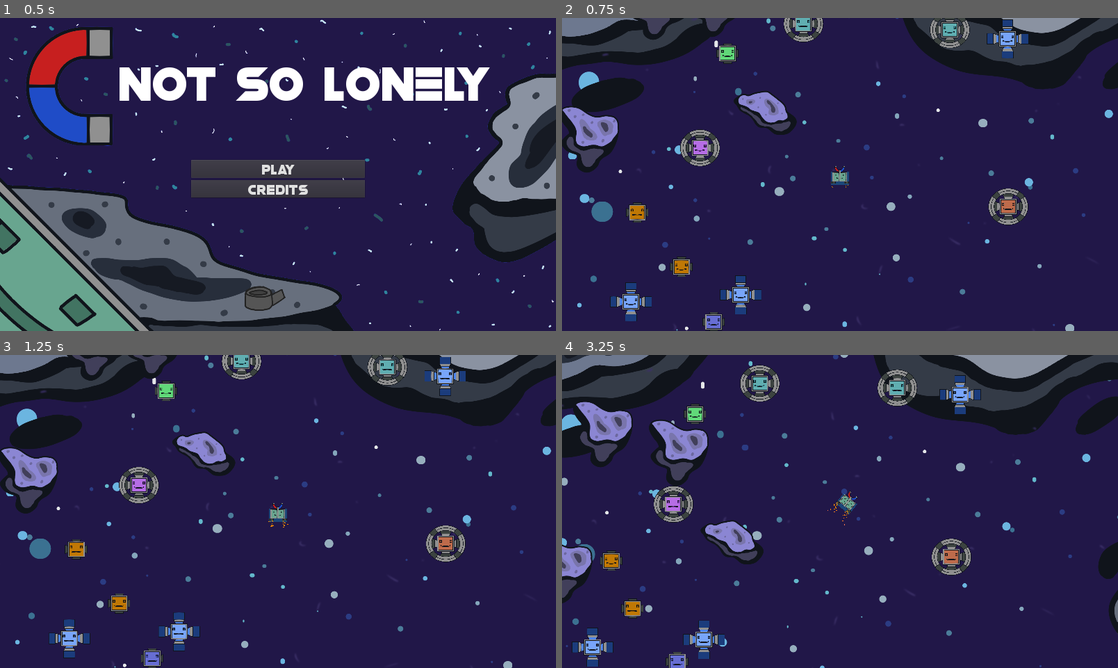
Above: before the commit, frames 1-4 (two rows, left to right).
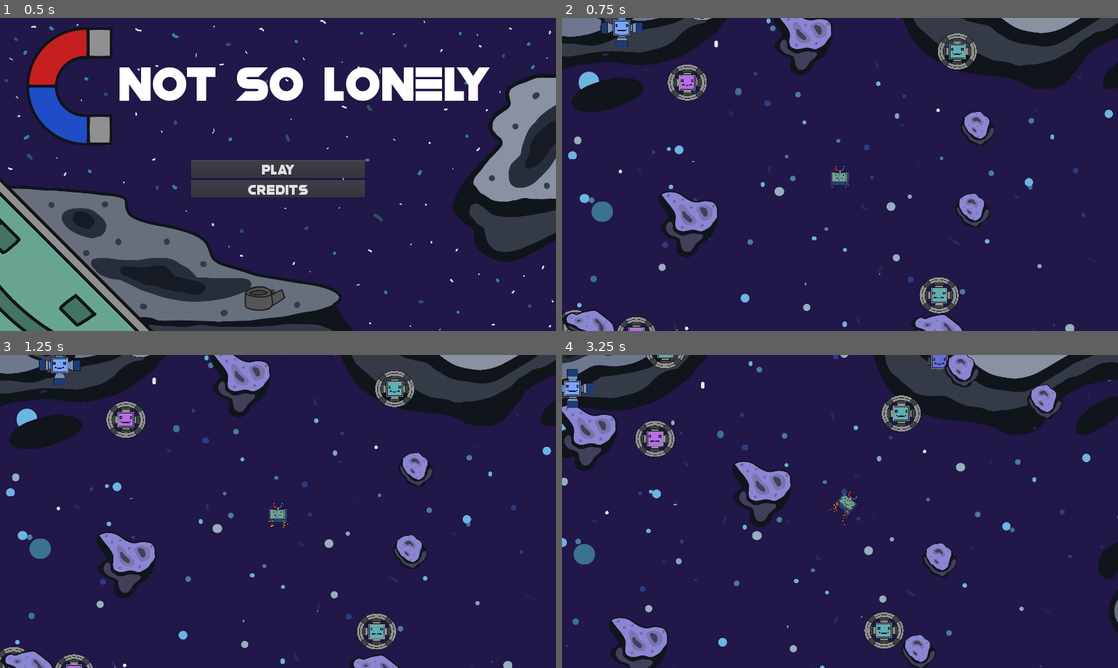
Above: after the commit, the same moments.

Repository: game-jam-team-gut/not-so-lonely
Game: Godot game, scene res://MainMenu.tscn
The game is run twice, just before and just after one commit, with the same random seed, the same clock (stepped at 60 frames per second) and the same inputs.
Inputs (mouse positions are in pixels of both pictures, inside the frame that each line leads up to):
- Up to frame 1 (0.5 s): no input
- Up to frame 2 (0.75 s): click "PLAY" at 0.5 s
- Up to frame 3 (1.25 s): no input
- Up to frame 4 (3.25 s): move the mouse to (962, 495) at 1.27 s; press the mouse at (962, 495) at 1.28 s; move the mouse to (728, 527) at 2.02 s; release the mouse at (728, 527) at 2.03 s; right-click (728, 527) at 2.1 s; click (728, 527) at 2.17 s; move the mouse to (895, 442) at 2.77 s; press the mouse at (895, 442) at 2.78 s

Frame 1 is identical in both runs. In frame 2, 13% of the frame differs, in the area x 0-84%, y 0-100%; in frame 3, 14%; in frame 4, 15%, in the area x 0-90%, y 0-100%.

Commit message:
Fixed asteroids

Diff:
--- a/Space/Barney/Barney.gd
+++ b/Space/Barney/Barney.gd
@@ -14,7 +14,7 @@
 var magneticFieldType = -1 # -1 - sticking field, 1 - repulsive field
 
 func applyMagneticForce(area, delta):
-	if area.is_in_group("ForeignRobots"):
+	if area.is_in_group("ForeignRobots") or area.is_in_group("Asteroid"):
 		var foreignRobot = area.get_parent()
 		var positionDifference = foreignRobot.position - self.position
 
@@ -98,7 +98,7 @@
 		emit_signal("robot_sticked", foreignRobotRelativePosition)
 	elif area.is_in_group("Asteroid"):
 		area.get_parent().destroy()
-		destroy()
+		get_tree().change_scene("res://MainMenu.tscn")
 
 func robot_sticked_to_another(pos):
 	emit_signal("robot_sticked", pos)
--- /dev/null
+++ b/Space/EntitySpawner/EntitySpawner.gd
@@ -0,0 +1,48 @@
+extends Node
+
+onready var entities = [preload("res://Space/ForeignRobot1.tscn"), preload("res://Space/ForeignRobot2.tscn"), preload("res://Space/ForeignRobot3.tscn"),
+	preload("res://Space/ForeignRobot4.tscn"), preload("res://Space/ForeignRobot5.tscn"), preload("res://Space/ForeignRobot6.tscn"),
+	preload("res://Space/ForeignRobot7.tscn"), preload("res://Space/ForeignRobot8.tscn"), preload("res://Space/ForeignRobot9.tscn"),
+	preload("res://Space/Asteroid1.tscn"), preload("res://Space/Asteroid2.tscn"), preload("res://Space/Asteroid3.tscn"),
+	preload("res://Space/Asteroid1.tscn"), preload("res://Space/Asteroid2.tscn"), preload("res://Space/Asteroid3.tscn")]
+onready var barney = get_node("../Barney")
+onready var camera = barney.get_node("Camera2D")
+
+var current_entities = []
+var current_stage
+var start_entity_count = 20
+onready var spawn_distance = camera.get_viewport().size.length()
+var rng = RandomNumberGenerator.new()
+
+func _ready():
+	yield(get_tree().create_timer(.1), "timeout")
+	generate_starting_entities()
+
+func generate_starting_entities():
+	while len(current_entities) < start_entity_count:
+		rng.randomize()
+		var entity_instance = entities[rand_range(0, len(entities))].instance()
+		get_parent().add_child(entity_instance)
+		rng.randomize()
+		var signs = [1, -1]
+		var rand_sign = Vector2(signs[rng.randi_range(0,1)], signs[rng.randi_range(0,1)])
+		rng.randomize()
+		var delta = Vector2(rng.randf_range(0.1,1), rng.randf_range(0.1,1))
+		entity_instance.position = camera.get_camera_position() + spawn_distance * delta * rand_sign
+
+		current_entities.append(entity_instance)
+		entity_instance.camera = camera
+
+func _on_SpawnTimer_timeout():
+	spawn_distance = camera.get_viewport().size.length()
+	rng.randomize()
+	var entity_instance = entities[rand_range(0, len(entities))].instance()
+	get_parent().add_child(entity_instance)
+	rng.randomize()
+	var signs = [1, -1]
+	var rand_sign = Vector2(signs[rng.randi_range(0,1)], signs[rng.randi_range(0,1)])
+	rng.randomize()
+	var delta = Vector2(rng.randf_range(1,2), rng.randf_range(1,2))
+	entity_instance.position = camera.get_camera_position() + spawn_distance * delta * rand_sign
+	current_entities.append(entity_instance)
+	entity_instance.camera = camera
--- a/Space/RobotSpawner.tscn
+++ b/Space/RobotSpawner.tscn
@@ -1,6 +1,7 @@
 [gd_scene load_steps=2 format=2]
 
-[ext_resource path="res://Space/RobotSpawner/RobotSpawner.gd" type="Script" id=1]
+[ext_resource path="res://Space/EntitySpawner/EntitySpawner.gd" type="Script" id=1]
+
 
 [node name="RobotSpawner" type="Node"]
 script = ExtResource( 1 )
--- a/Space/RobotSpawner/RobotSpawner.gd
+++ /dev/null
@@ -1,48 +0,0 @@
-extends Node
-
-onready var robots = [preload("res://Space/ForeignRobot1.tscn"), preload("res://Space/ForeignRobot2.tscn"), preload("res://Space/ForeignRobot3.tscn"),
-	preload("res://Space/ForeignRobot4.tscn"), preload("res://Space/ForeignRobot5.tscn"), preload("res://Space/ForeignRobot6.tscn"),
-	preload("res://Space/ForeignRobot7.tscn"), preload("res://Space/ForeignRobot8.tscn"), preload("res://Space/ForeignRobot9.tscn"),
-	preload("res://Space/Asteroid1.tscn"), preload("res://Space/Asteroid2.tscn"), preload("res://Space/Asteroid3.tscn"),
-	preload("res://Space/Asteroid1.tscn"), preload("res://Space/Asteroid2.tscn"), preload("res://Space/Asteroid3.tscn")]
-onready var barney = get_node("../Barney")
-onready var camera = barney.get_node("Camera2D")
-
-var current_robots = []
-var current_stage
-var start_robot_count = 20
-onready var spawn_distance = camera.get_viewport().size.length()
-var rng = RandomNumberGenerator.new()
-
-func _ready():
-	yield(get_tree().create_timer(.1), "timeout")
-	generate_starting_robots()
-
-func generate_starting_robots():
-	while len(current_robots) < start_robot_count:
-		rng.randomize()
-		var robot_instance = robots[rand_range(0, len(robots))].instance()
-		get_parent().add_child(robot_instance)
-		rng.randomize()
-		var signs = [1, -1]
-		var rand_sign = Vector2(signs[rng.randi_range(0,1)], signs[rng.randi_range(0,1)])
-		rng.randomize()
-		var delta = Vector2(rng.randf_range(0.1,1), rng.randf_range(0.1,1))
-		robot_instance.position = camera.get_camera_position() + spawn_distance * delta * rand_sign
-
-		current_robots.append(robot_instance)
-		robot_instance.camera = camera
-
-func _on_SpawnTimer_timeout():
-		spawn_distance = camera.get_viewport().size.length()
-		rng.randomize()
-		var robot_instance = robots[rand_range(0, len(robots))].instance()
-		get_parent().add_child(robot_instance)
-		rng.randomize()
-		var signs = [1, -1]
-		var rand_sign = Vector2(signs[rng.randi_range(0,1)], signs[rng.randi_range(0,1)])
-		rng.randomize()
-		var delta = Vector2(rng.randf_range(1,2), rng.randf_range(1,2))
-		robot_instance.position = camera.get_camera_position() + spawn_distance * delta * rand_sign
-		current_robots.append(robot_instance)
-		robot_instance.camera = camera
